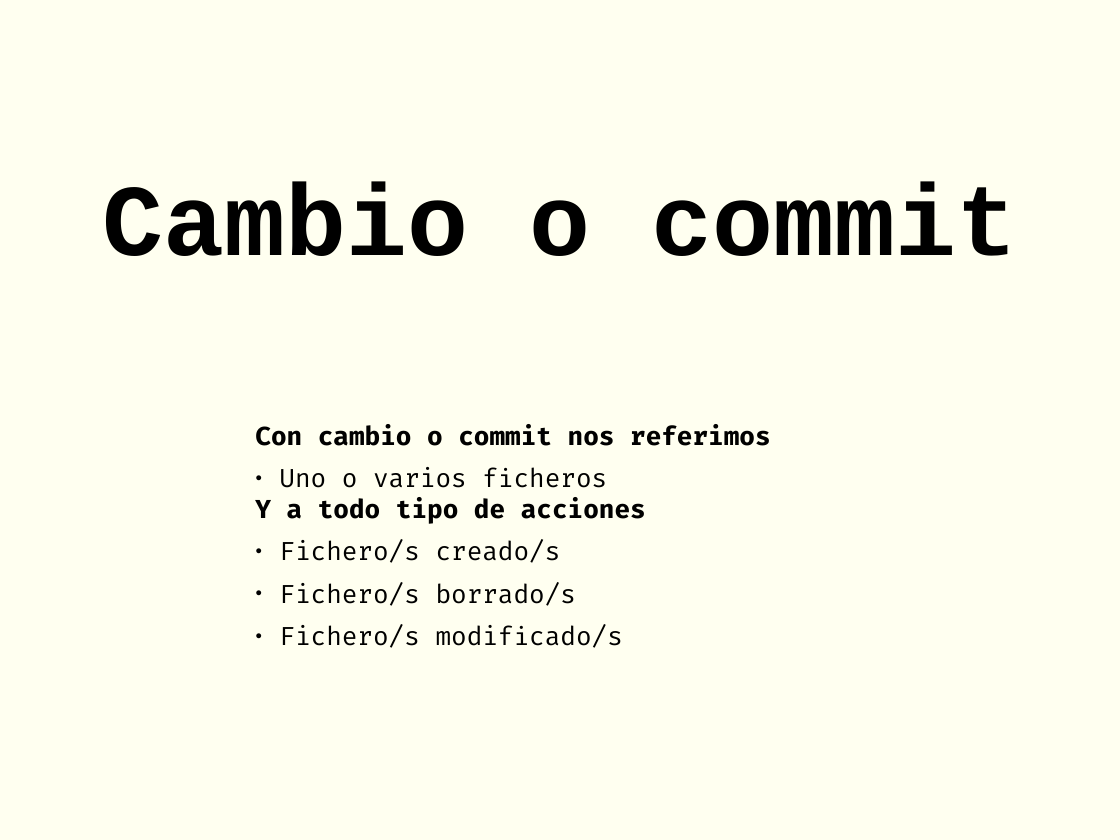
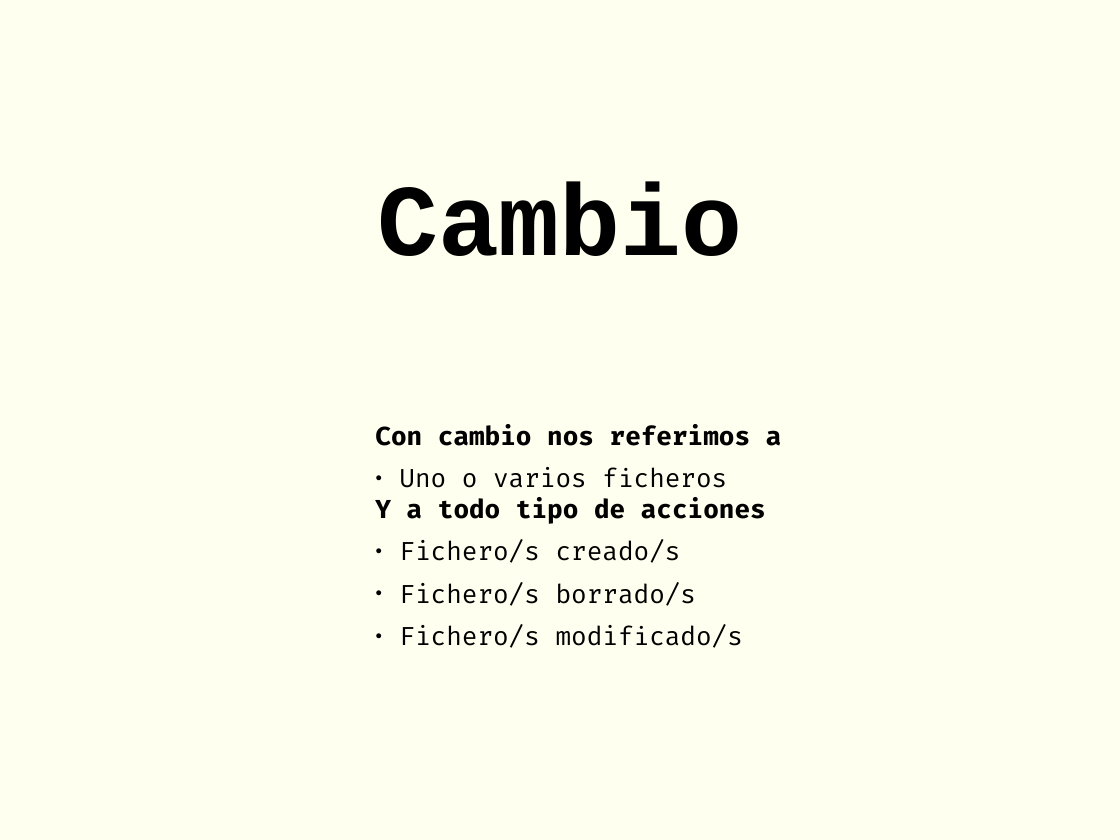
Before and after one commit to rgmf/eed2425, a slide deck: slide 8 of ut/02_control_de_versiones/presentacion/01_control_versiones_intro_git.odp. Drawn at 1120x840 pixels with LibreOffice and Linux fonts; fonts in the diff are those of the drawing. Boxes give left, top, right and bottom in pixels: in the first picture for what was removed or moved away, otherwise in the second. Text is boxed around its words. In the diff, an @@ line names an element or a change of style, - is before the commit and + after.

```diff
--- a/ut/02_control_de_versiones/presentacion/01_control_versiones_intro_git.odp
+++ b/ut/02_control_de_versiones/presentacion/01_control_versiones_intro_git.odp
@@ subtitle at [377, 182, 743, 256]: text changed @@
-Cambio o commit
+Cambio
@@ text "Con cambio nos referimos a": place and size @@
-text "Con cambio nos referimos a" at [255, 425, 771, 648]
+text "Con cambio nos referimos a" at [375, 425, 782, 648]
@@ text at [375, 425, 782, 446]: text changed @@
-Con cambio o commit nos referimos
+Con cambio nos referimos a
```
Also in this commit, not shown: 8 slides added, 2 slides removed, 3 other files.
